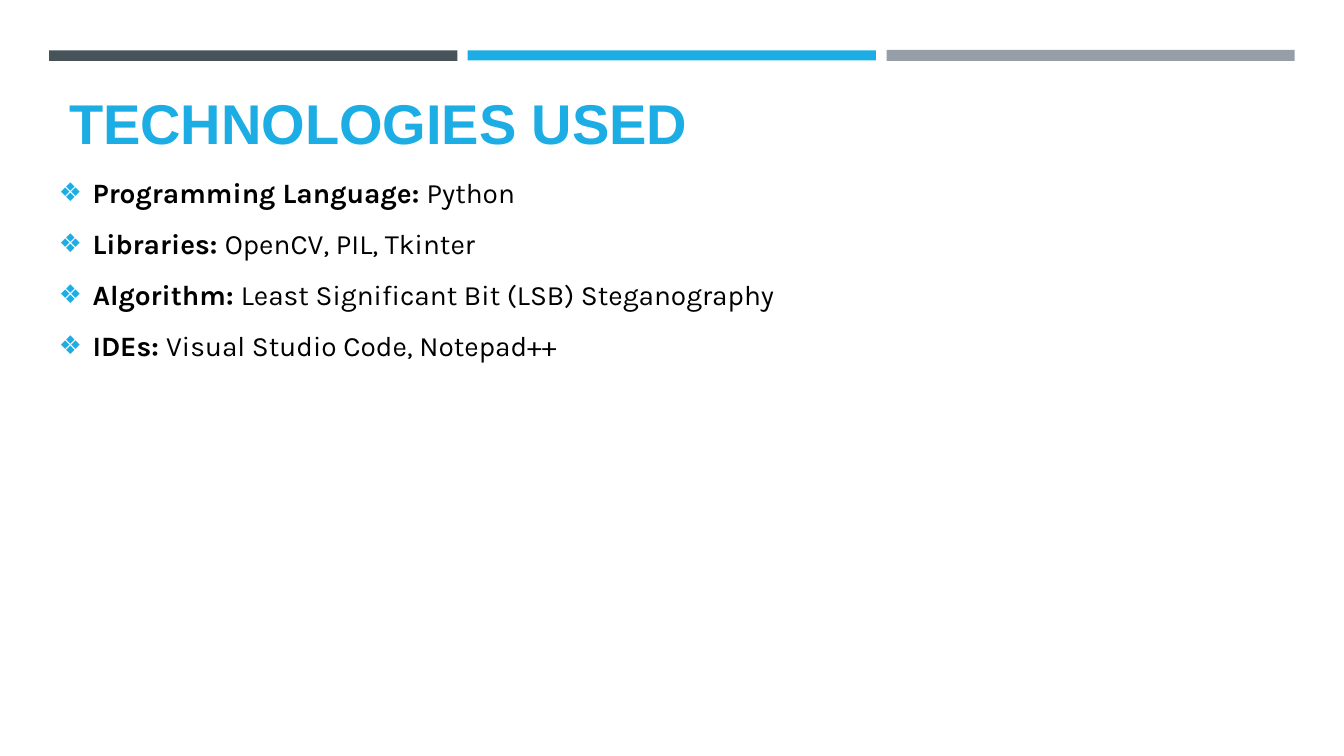
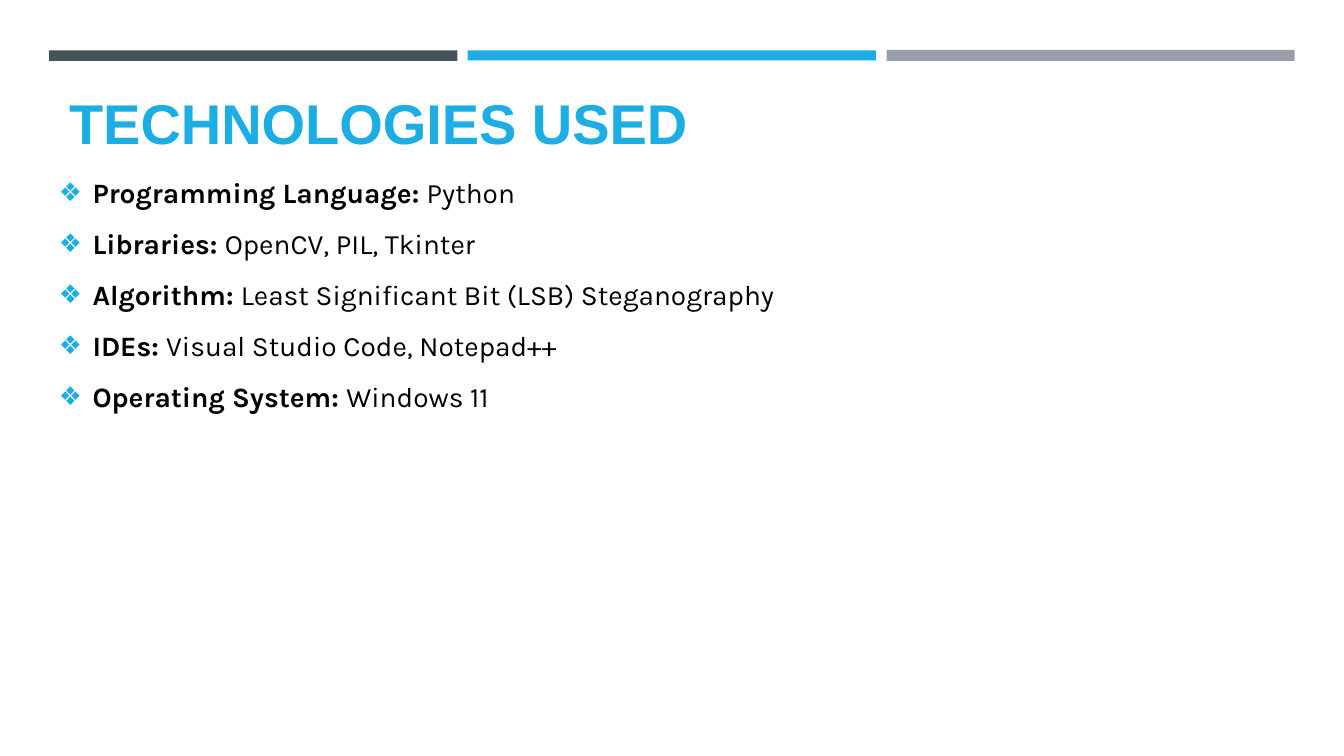
Before and after one commit to AniketDohale/Steganography, a slide deck: slide 4 of AICTE PPT Template.pptx. Drawn at 1344x756 pixels with LibreOffice and Linux fonts; fonts in the diff are those of the drawing; background and template pictures are left out. Boxes give left, top, right and bottom in pixels: in the first picture for what was removed or moved away, otherwise in the second. Text is boxed around its words. In the diff, an @@ line names an element or a change of style, - is before the commit and + after.

Commit message:
Updated PPT

```diff
--- a/AICTE PPT Template.pptx
+++ b/AICTE PPT Template.pptx
@@ text at [93,387,488,414]: paragraph added @@
+❖ Operating System: Windows 11
```
